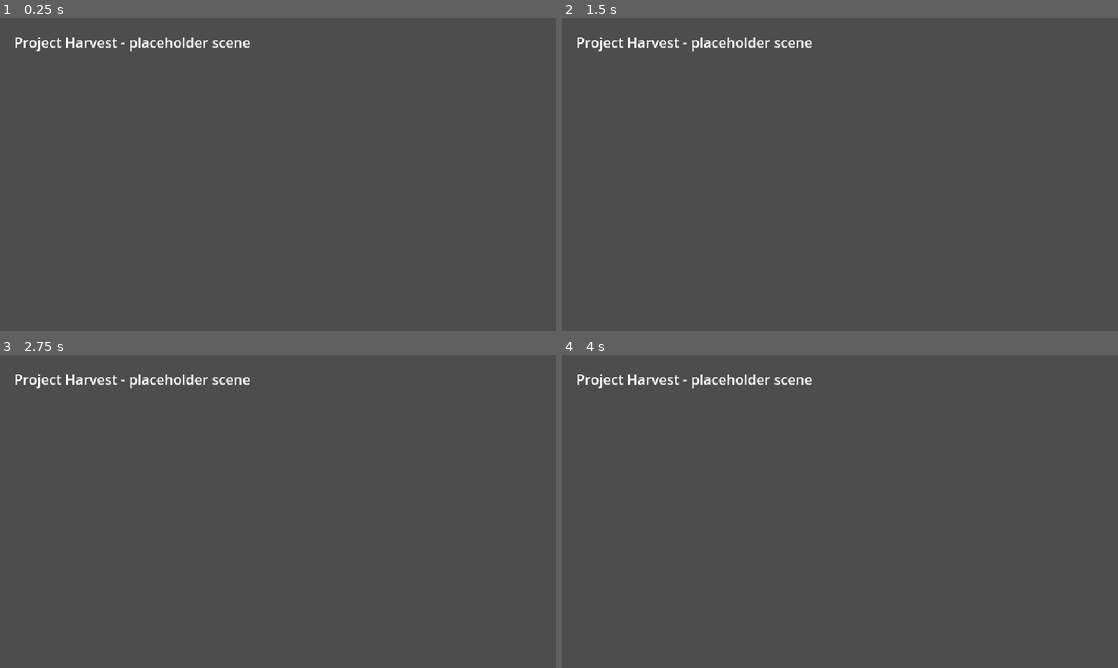
Above: before the commit, frames 1-4 (two rows, left to right).
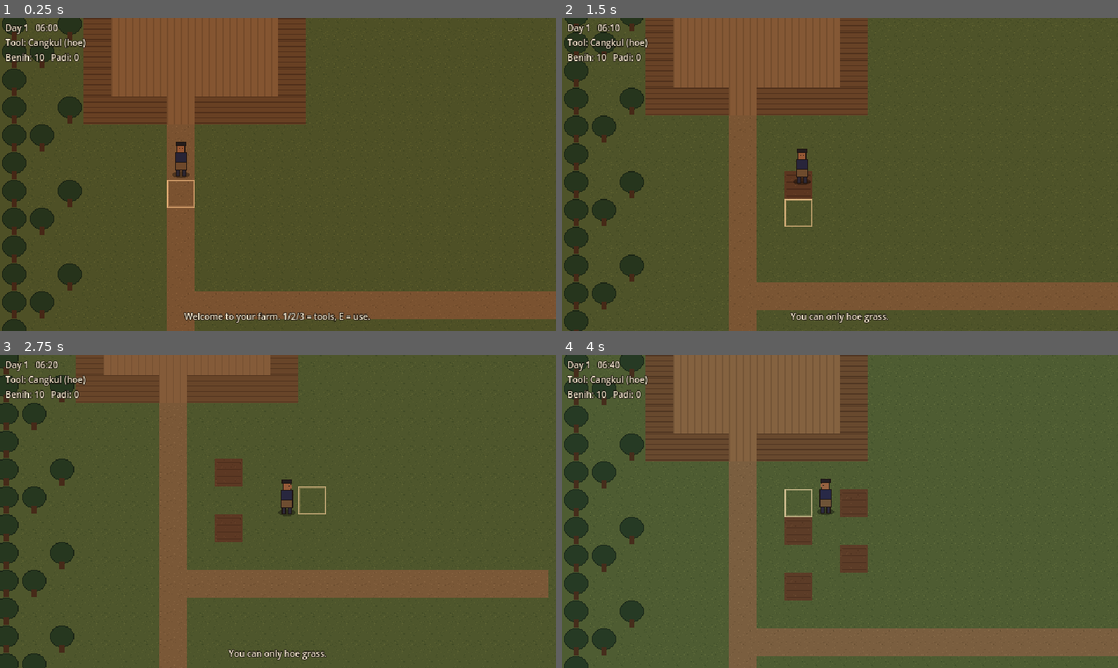
Above: after the commit, the same moments.

Repository: Hans2340/project-harvest
Game: Godot game, scene res://scenes/world/farm.tscn
The game is run twice, just before and just after one commit, with the same random seed, the same clock (stepped at 60 frames per second) and the same inputs. Before the commit the project starts from res://scenes/main.tscn.
Inputs:
- Up to frame 1 (0.25 s): no input
- Up to frame 2 (1.5 s): tap Enter at 0.5 s; hold D (move_right) 0.53-1.28 s; hold E (interact) 0.53-1.28 s; hold S (move_down) from 1.28 s (still down); tap E (interact) at 1.35 s
- Up to frame 3 (2.75 s): release S (move_down) at 2.03 s; hold D (move_right) from 2.03 s (still down); hold E (interact) from 2.03 s (still down)
- Up to frame 4 (4 s): release D (move_right) at 2.78 s; release E (interact) at 2.78 s; hold W (move_up) 2.78-3.53 s; tap E (interact) at 2.85 s; hold A (move_left) from 3.53 s (still down); hold E (interact) from 3.53 s (still down)

The runs differ from the first frame. In frame 1, 100% of the frame differs, in the area x 0-100%, y 0-100%; in frame 2, 100%; in frame 3, 100%; in frame 4, 100%.

Commit message:
Add playable farm prototype: movement, hoe/plant/water/harvest, day cycle, HUD
- Player (4-direction movement, tools 1-3, E to use) with following camera
- Farm zone built from an ASCII layout on a placeholder 32px tileset
- Padi crop data resource; growth only on watered nights
- GameState clock (06:00-02:00), sleeping in bed, day/night tint
- HUD with day, time, tool and items
- Headless test for the full farming cycle; docs/.gdignore

Co-Authored-By: Claude Opus 5.5 <noreply@anthropic.com>
Claude-Session: https://claude.ai/code/session_01T1Ki7kxoEo9qRMZRfBvUvg

Diff:
--- a/project.godot
+++ b/project.godot
@@ -12,7 +12,7 @@
 
 config/name="Project Harvest"
 config/description="Farming RPG (working title)"
-run/main_scene="res://scenes/main.tscn"
+run/main_scene="res://scenes/world/farm.tscn"
 config/features=PackedStringArray("4.4", "GL Compatibility")
 config/icon="res://icon.svg"
 
@@ -57,6 +57,22 @@
 ]
 }
 
+tool_1={
+"deadzone": 0.2,
+"events": [Object(InputEventKey,"resource_local_to_scene":false,"resource_name":"","device":-1,"window_id":0,"alt_pressed":false,"shift_pressed":false,"ctrl_pressed":false,"meta_pressed":false,"pressed":false,"keycode":0,"physical_keycode":49,"key_label":0,"unicode":49,"location":0,"echo":false,"script":null)
+]
+}
+tool_2={
+"deadzone": 0.2,
+"events": [Object(InputEventKey,"resource_local_to_scene":false,"resource_name":"","device":-1,"window_id":0,"alt_pressed":false,"shift_pressed":false,"ctrl_pressed":false,"meta_pressed":false,"pressed":false,"keycode":0,"physical_keycode":50,"key_label":0,"unicode":50,"location":0,"echo":false,"script":null)
+]
+}
+tool_3={
+"deadzone": 0.2,
+"events": [Object(InputEventKey,"resource_local_to_scene":false,"resource_name":"","device":-1,"window_id":0,"alt_pressed":false,"shift_pressed":false,"ctrl_pressed":false,"meta_pressed":false,"pressed":false,"keycode":0,"physical_keycode":51,"key_label":0,"unicode":51,"location":0,"echo":false,"script":null)
+]
+}
+
 [rendering]
 
 textures/canvas_textures/default_texture_filter=0
--- /dev/null
+++ b/resources/crops/padi.tres
@@ -0,0 +1,15 @@
+[gd_resource type="Resource" script_class="CropData" load_steps=3 format=3]
+
+[ext_resource type="Script" path="res://scripts/crops/crop_data.gd" id="1_crop"]
+[ext_resource type="Texture2D" path="res://assets/sprites/placeholder/padi.png" id="2_tex"]
+
+[resource]
+script = ExtResource("1_crop")
+id = "padi"
+display_name = "Padi"
+seed_item = "padi_seed"
+harvest_item = "padi"
+harvest_amount = 2
+texture = ExtResource("2_tex")
+stage_count = 4
+days_per_stage = 1
--- /dev/null
+++ b/resources/tilesets/farm_tileset.tres
@@ -0,0 +1,25 @@
+[gd_resource type="TileSet" load_steps=3 format=3]
+
+[ext_resource type="Texture2D" path="res://assets/tilesets/placeholder_tiles.png" id="1_tiles"]
+
+[sub_resource type="TileSetAtlasSource" id="TileSetAtlasSource_farm"]
+texture = ExtResource("1_tiles")
+texture_region_size = Vector2i(32, 32)
+0:0/0 = 0
+1:0/0 = 0
+2:0/0 = 0
+3:0/0 = 0
+4:0/0 = 0
+4:0/0/physics_layer_0/polygon_0/points = PackedVector2Array(-16, -16, 16, -16, 16, 16, -16, 16)
+5:0/0 = 0
+5:0/0/physics_layer_0/polygon_0/points = PackedVector2Array(-16, -16, 16, -16, 16, 16, -16, 16)
+6:0/0 = 0
+6:0/0/physics_layer_0/polygon_0/points = PackedVector2Array(-16, -16, 16, -16, 16, 16, -16, 16)
+7:0/0 = 0
+8:0/0 = 0
+8:0/0/physics_layer_0/polygon_0/points = PackedVector2Array(-16, -16, 16, -16, 16, 16, -16, 16)
+
+[resource]
+tile_size = Vector2i(32, 32)
+physics_layer_0/collision_layer = 1
+sources/0 = SubResource("TileSetAtlasSource_farm")
--- a/scenes/main.tscn
+++ /dev/null
@@ -1,13 +0,0 @@
-[gd_scene load_steps=2 format=3]
-
-[ext_resource type="Script" path="res://scripts/main.gd" id="1_main"]
-
-[node name="Main" type="Node2D"]
-script = ExtResource("1_main")
-
-[node name="Label" type="Label" parent="."]
-offset_left = 16.0
-offset_top = 16.0
-offset_right = 624.0
-offset_bottom = 48.0
-text = "Project Harvest - placeholder scene"
--- /dev/null
+++ b/scenes/player/player.tscn
@@ -0,0 +1,28 @@
+[gd_scene load_steps=6 format=3]
+
+[ext_resource type="Script" path="res://scripts/player/player.gd" id="1_player"]
+[ext_resource type="Texture2D" path="res://assets/sprites/placeholder/player.png" id="2_sprite"]
+[ext_resource type="Texture2D" path="res://assets/sprites/placeholder/shadow.png" id="3_shadow"]
+
+[sub_resource type="RectangleShape2D" id="RectangleShape2D_feet"]
+size = Vector2(12, 8)
+
+[node name="Player" type="CharacterBody2D"]
+motion_mode = 1
+script = ExtResource("1_player")
+
+[node name="Shadow" type="Sprite2D" parent="."]
+texture = ExtResource("3_shadow")
+
+[node name="Sprite" type="Sprite2D" parent="."]
+texture = ExtResource("2_sprite")
+offset = Vector2(0, -18)
+hframes = 3
+
+[node name="Collision" type="CollisionShape2D" parent="."]
+position = Vector2(0, -2)
+shape = SubResource("RectangleShape2D_feet")
+
+[node name="Camera" type="Camera2D" parent="."]
+position_smoothing_enabled = true
+position_smoothing_speed = 8.0
--- /dev/null
+++ b/scenes/ui/hud.tscn
@@ -0,0 +1,36 @@
+[gd_scene load_steps=2 format=3]
+
+[ext_resource type="Script" path="res://scripts/ui/hud.gd" id="1_hud"]
+
+[node name="HUD" type="CanvasLayer"]
+script = ExtResource("1_hud")
+
+[node name="Info" type="Label" parent="."]
+offset_left = 6.0
+offset_top = 4.0
+offset_right = 260.0
+offset_bottom = 60.0
+theme_override_colors/font_color = Color(0.95, 0.9, 0.8, 1)
+theme_override_colors/font_outline_color = Color(0.1, 0.08, 0.06, 1)
+theme_override_constants/outline_size = 3
+theme_override_font_sizes/font_size = 10
+text = "Day 1"
+
+[node name="Message" type="Label" parent="."]
+anchors_preset = 12
+anchor_top = 1.0
+anchor_right = 1.0
+anchor_bottom = 1.0
+offset_top = -24.0
+offset_bottom = -6.0
+grow_horizontal = 2
+grow_vertical = 0
+theme_override_colors/font_color = Color(0.95, 0.9, 0.8, 1)
+theme_override_colors/font_outline_color = Color(0.1, 0.08, 0.06, 1)
+theme_override_constants/outline_size = 3
+theme_override_font_sizes/font_size = 10
+horizontal_alignment = 1
+
+[node name="MessageTimer" type="Timer" parent="."]
+wait_time = 3.0
+one_shot = true
--- /dev/null
+++ b/scenes/world/farm.tscn
@@ -0,0 +1,30 @@
+[gd_scene load_steps=7 format=3]
+
+[ext_resource type="Script" path="res://scripts/world/farm.gd" id="1_farm"]
+[ext_resource type="TileSet" path="res://resources/tilesets/farm_tileset.tres" id="2_tiles"]
+[ext_resource type="PackedScene" path="res://scenes/player/player.tscn" id="3_player"]
+[ext_resource type="Texture2D" path="res://assets/sprites/placeholder/tile_highlight.png" id="4_hl"]
+[ext_resource type="PackedScene" path="res://scenes/ui/hud.tscn" id="5_hud"]
+[ext_resource type="Resource" path="res://resources/crops/padi.tres" id="6_padi"]
+
+[node name="Farm" type="Node2D"]
+script = ExtResource("1_farm")
+default_crop = ExtResource("6_padi")
+
+[node name="Ground" type="TileMapLayer" parent="."]
+tile_set = ExtResource("2_tiles")
+
+[node name="Highlight" type="Sprite2D" parent="."]
+texture = ExtResource("4_hl")
+
+[node name="YSort" type="Node2D" parent="."]
+y_sort_enabled = true
+
+[node name="Crops" type="Node2D" parent="YSort"]
+y_sort_enabled = true
+
+[node name="Player" parent="YSort" instance=ExtResource("3_player")]
+
+[node name="Night" type="CanvasModulate" parent="."]
+
+[node name="HUD" parent="." instance=ExtResource("5_hud")]
--- a/scripts/autoload/game_state.gd
+++ b/scripts/autoload/game_state.gd
@@ -1,13 +1,56 @@
 extends Node
 ## Global game state (autoloaded as `GameState`).
-## Keep this small: time, money, and save/load hooks.
+## Holds time, day and the player's items. Keep gameplay rules elsewhere.
 
 signal day_changed(new_day: int)
+signal time_changed(minutes: int)
+signal items_changed
+
+const DAY_START_MINUTES := 6 * 60   ## 06:00
+const DAY_END_MINUTES := 26 * 60    ## 02:00 next day: pass out
+const GAME_MINUTES_PER_SECOND := 10.0  ## 1 real second = 10 in-game minutes (~33 min per day)
 
 var day: int = 1
+var minutes: float = DAY_START_MINUTES
 var gold: int = 0
+var items := {
+	"padi_seed": 10,
+	"padi": 0,
+}
+var clock_running := true
+
+
+func _process(delta: float) -> void:
+	if not clock_running:
+		return
+	var before := int(minutes) / 10
+	minutes += delta * GAME_MINUTES_PER_SECOND
+	if int(minutes) / 10 != before:
+		time_changed.emit(int(minutes))
+	if minutes >= DAY_END_MINUTES:
+		advance_day()
 
 
 func advance_day() -> void:
 	day += 1
+	minutes = DAY_START_MINUTES
 	day_changed.emit(day)
+	time_changed.emit(int(minutes))
+
+
+func time_text() -> String:
+	var m := int(minutes) % (24 * 60)
+	return "%02d:%02d" % [m / 60, m % 60]
+
+
+func add_item(id: String, amount: int) -> void:
+	items[id] = items.get(id, 0) + amount
+	items_changed.emit()
+
+
+func take_item(id: String, amount: int = 1) -> bool:
+	if items.get(id, 0) < amount:
+		return false
+	items[id] -= amount
+	items_changed.emit()
+	return true
--- /dev/null
+++ b/scripts/crops/crop_data.gd
@@ -0,0 +1,14 @@
+class_name CropData
+extends Resource
+## Definition of a crop type. Create one .tres per crop in resources/crops/.
+
+@export var id: String = ""
+@export var display_name: String = ""
+@export var seed_item: String = ""
+@export var harvest_item: String = ""
+@export var harvest_amount: int = 1
+## Sprite sheet with one frame per growth stage (left to right).
+@export var texture: Texture2D
+@export var stage_count: int = 4
+## Watered days needed to move from one stage to the next.
+@export var days_per_stage: int = 1
--- a/scripts/main.gd
+++ /dev/null
@@ -1,6 +0,0 @@
-extends Node2D
-## Entry scene. Replace with the title screen / farm once those exist.
-
-
-func _ready() -> void:
-	print("Project Harvest started. Day %d" % GameState.day)
--- /dev/null
+++ b/scripts/player/player.gd
@@ -0,0 +1,61 @@
+class_name Player
+extends CharacterBody2D
+## Top-down player: 4-direction movement, tool selection, and using the tile in front.
+## The farm decides what a tool does; the player only says "use tool X on cell Y",
+## which keeps it easy to sync over the network for co-op later.
+
+signal tool_changed(tool: int)
+signal use_requested(tool: int, cell: Vector2i)
+
+enum Tool { HOE, SEEDS, WATER }
+const TOOL_NAMES := ["Cangkul (hoe)", "Benih padi (seeds)", "Air (watering)"]
+
+@export var speed: float = 90.0
+
+var facing := Vector2.DOWN
+var current_tool: int = Tool.HOE
+var can_move := true
+
+@onready var sprite: Sprite2D = $Sprite
+
+
+func _physics_process(_delta: float) -> void:
+	var input := Vector2.ZERO
+	if can_move:
+		input = Input.get_vector("move_left", "move_right", "move_up", "move_down")
+	velocity = input * speed
+	move_and_slide()
+	if input != Vector2.ZERO:
+		_update_facing(input)
+
+
+func _unhandled_input(event: InputEvent) -> void:
+	if not can_move:
+		return
+	for i in 3:
+		if event.is_action_pressed("tool_%d" % (i + 1)):
+			current_tool = i
+			tool_changed.emit(current_tool)
+	if event.is_action_pressed("interact"):
+		use_requested.emit(current_tool, target_cell())
+
+
+## The tile in front of the player's feet.
+func target_cell() -> Vector2i:
+	var p := global_position + facing * 22.0
+	return Vector2i(floori(p.x / 32.0), floori(p.y / 32.0))
+
+
+func _update_facing(dir: Vector2) -> void:
+	if absf(dir.x) > absf(dir.y):
+		facing = Vector2.RIGHT if dir.x > 0 else Vector2.LEFT
+	else:
+		facing = Vector2.DOWN if dir.y > 0 else Vector2.UP
+	match facing:
+		Vector2.DOWN:
+			sprite.frame = 0
+		Vector2.UP:
+			sprite.frame = 1
+		_:
+			sprite.frame = 2
+	sprite.flip_h = facing == Vector2.LEFT
--- /dev/null
+++ b/scripts/ui/hud.gd
@@ -0,0 +1,34 @@
+class_name Hud
+extends CanvasLayer
+## On-screen info: day, time, current tool, items, and short messages.
+
+@onready var info: Label = $Info
+@onready var message: Label = $Message
+@onready var message_timer: Timer = $MessageTimer
+
+var _tool_name := ""
+
+
+func _ready() -> void:
+	GameState.time_changed.connect(func(_m): _refresh())
+	GameState.day_changed.connect(func(_d): _refresh())
+	GameState.items_changed.connect(_refresh)
+	message_timer.timeout.connect(func(): message.text = "")
+	_refresh()
+
+
+func set_tool(tool: int) -> void:
+	_tool_name = Player.TOOL_NAMES[tool]
+	_refresh()
+
+
+func show_message(text: String) -> void:
+	message.text = text
+	message_timer.start()
+
+
+func _refresh() -> void:
+	info.text = "Day %d   %s\nTool: %s\nBenih: %d   Padi: %d" % [
+		GameState.day, GameState.time_text(), _tool_name,
+		GameState.items.get("padi_seed", 0), GameState.items.get("padi", 0),
+	]
--- /dev/null
+++ b/scripts/world/farm.gd
@@ -0,0 +1,214 @@
+class_name Farm
+extends Node2D
+## The player's farm zone. Owns the farm state (tilled / watered / crops) and
+## applies tool actions. Keeping all rules here (not in the player) makes it
+## the single source of truth, which co-op can sync later.
+##
+## PROTOTYPE NOTE: the map is built from the ASCII LAYOUT below so we can
+## iterate without art. Later it will be painted by hand in the TileMap editor.
+
+enum T { GRASS, PATH, TILLED, WATERED, WATER, TREE, WALL, FLOOR, BED }
+
+const LEGEND := {
+	".": T.GRASS, "=": T.PATH, "~": T.WATER, "T": T.TREE,
+	"W": T.WALL, "F": T.FLOOR, "B": T.BED,
+}
+const TILE := 32
+const WAKE_CELL := Vector2i(4, 4)   ## floor tile next to the bed
+const START_CELL := Vector2i(6, 9)  ## just outside the door
+
+const LAYOUT := [
+	"TTTTTTTTTTTTTTTTTTTTTTTTTTTTTTTTTTTTTTTT",
+	"T.T...................................TT",
+	"TT.WWWWWWWW..........................T.T",
+	"T..WBFFFFFW............................T",
+	"T.TWFFFFFFW.................~~~~~~~...TT",
+	"TT.WFFFFFFW................~~~~~~~~~.T.T",
+	"T..WFFFFFFW...............~~~~~~~~~~~..T",
+	"T.TWWWFWWWW...............~~~~~~~~~~~.TT",
+	"TT....=....................~~~~~~~~~.T.T",
+	"T.....=.....................~~~~~~~....T",
+	"T.T...=...............................TT",
+	"TT....=..............................T.T",
+	"T.....=................................T",
+	"T.T...=...............................TT",
+	"TT....==============.................T.T",
+	"T.....=................................T",
+	"T.T...=...............................TT",
+	"TT....=..............................T.T",
+	"T.....=................................T",
+	"T.T...=...............................TT",
+	"TT....=..............................T.T",
+	"T.....=................................T",
+	"T.T...=...............................TT",
+	"TTTTTTTTTTTTTTTTTTTTTTTTTTTTTTTTTTTTTTTT",]
+
+@export var default_crop: CropData = preload("res://resources/crops/padi.tres")
+
+## Vector2i -> { "crop": CropData, "stage": int, "growth": int, "watered": bool, "sprite": Sprite2D }
+var plots := {}
+
+@onready var ground: TileMapLayer = $Ground
+@onready var crops_root: Node2D = $YSort/Crops
+@onready var player: Player = $YSort/Player
+@onready var highlight: Sprite2D = $Highlight
+@onready var night: CanvasModulate = $Night
+@onready var hud: Hud = $HUD
+
+
+func _ready() -> void:
+	_build_map()
+	player.position = _cell_feet(START_CELL)
+	var cam: Camera2D = player.get_node("Camera")
+	cam.limit_left = 0
+	cam.limit_top = 0
+	cam.limit_right = LAYOUT[0].length() * TILE
+	cam.limit_bottom = LAYOUT.size() * TILE
+	cam.reset_smoothing()
+	player.use_requested.connect(_on_use_requested)
+	player.tool_changed.connect(hud.set_tool)
+	hud.set_tool(player.current_tool)
+	GameState.day_changed.connect(_on_day_changed)
+	GameState.time_changed.connect(_update_lighting)
+	_update_lighting(int(GameState.minutes))
+	hud.show_message("Welcome to your farm. 1/2/3 = tools, E = use.")
+
+
+func _process(_delta: float) -> void:
+	var c := player.target_cell()
+	highlight.position = Vector2(c * TILE) + Vector2(TILE, TILE) / 2.0
+
+
+# ---------------------------------------------------------------- map
+
+func _build_map() -> void:
+	for y in LAYOUT.size():
+		var row: String = LAYOUT[y]
+		for x in row.length():
+			_set_tile(Vector2i(x, y), LEGEND.get(row[x], T.GRASS))
+
+
+func _set_tile(cell: Vector2i, t: int) -> void:
+	ground.set_cell(cell, 0, Vector2i(t, 0))
+
+
+func _tile(cell: Vector2i) -> int:
+	return ground.get_cell_atlas_coords(cell).x
+
+
+func _cell_feet(cell: Vector2i) -> Vector2:
+	return Vector2(cell.x * TILE + TILE / 2.0, cell.y * TILE + TILE - 6)
+
+
+# ---------------------------------------------------------------- actions
+
+func _on_use_requested(tool: int, cell: Vector2i) -> void:
+	if _tile(cell) == T.BED:
+		_sleep()
+		return
+	if _try_harvest(cell):
+		return
+	match tool:
+		Player.Tool.HOE:
+			_hoe(cell)
+		Player.Tool.SEEDS:
+			_plant(cell, default_crop)
+		Player.Tool.WATER:
+			_water(cell)
+
+
+func _hoe(cell: Vector2i) -> void:
+	if _tile(cell) != T.GRASS:
+		hud.show_message("You can only hoe grass.")
+		return
+	_set_tile(cell, T.TILLED)
+	plots[cell] = {"crop": null, "stage": 0, "growth": 0, "watered": false, "sprite": null}
+
+
+func _plant(cell: Vector2i, crop: CropData) -> void:
+	if not plots.has(cell):
+		hud.show_message("Hoe the ground first.")
+		return
+	var plot: Dictionary = plots[cell]
+	if plot.crop != null:
+		return
+	if not GameState.take_item(crop.seed_item):
+		hud.show_message("No %s seeds left." % crop.display_name)
+		return
+	var s := Sprite2D.new()
+	s.texture = crop.texture
+	s.hframes = crop.stage_count
+	s.offset = Vector2(0, -TILE / 2.0)
+	s.position = Vector2(cell.x * TILE + TILE / 2.0, cell.y * TILE + TILE - 1)
+	crops_root.add_child(s)
+	plot.crop = crop
+	plot.sprite = s
+
+
+func _water(cell: Vector2i) -> void:
+	if not plots.has(cell):
+		hud.show_message("Nothing to water here.")
+		return
+	plots[cell].watered = true
+	_set_tile(cell, T.WATERED)
+
+
+func _try_harvest(cell: Vector2i) -> bool:
+	if not plots.has(cell):
+		return false
+	var plot: Dictionary = plots[cell]
+	var crop: CropData = plot.crop
+	if crop == null or plot.stage < crop.stage_count - 1:
+		return false
+	GameState.add_item(crop.harvest_item, crop.harvest_amount)
+	hud.show_message("Harvested %d %s!" % [crop.harvest_amount, crop.display_name])
+	plot.sprite.queue_free()
+	plot.crop = null
+	plot.sprite = null
+	plot.stage = 0
+	plot.growth = 0
+	return true
+
+
+func _sleep() -> void:
+	hud.show_message("You sleep until morning...")
+	GameState.advance_day()
+
+
+# ---------------------------------------------------------------- day cycle
+
+func _on_day_changed(new_day: int) -> void:
+	for cell in plots:
+		var plot: Dictionary = plots[cell]
+		var crop: CropData = plot.crop
+		if crop != null and plot.watered and plot.stage < crop.stage_count - 1:
+			plot.growth += 1
+			if plot.growth >= crop.days_per_stage:
+				plot.growth = 0
+				plot.stage += 1
+				plot.sprite.frame = plot.stage
+		plot.watered = false
+		_set_tile(cell, T.TILLED)
+	player.position = _cell_feet(WAKE_CELL)
+	player.get_node("Camera").reset_smoothing()
+	hud.show_message("Day %d begins." % new_day)
+
+
+## Tint the world by time of day.
+func _update_lighting(minutes: int) -> void:
+	var h := minutes / 60.0
+	var day_col := Color(1, 1, 1)
+	var dusk_col := Color(1.0, 0.82, 0.68)
+	var night_col := Color(0.32, 0.36, 0.55)
+	var c := day_col
+	if h < 7.0:
+		c = dusk_col.lerp(day_col, h - 6.0)
+	elif h < 17.0:
+		c = day_col
+	elif h < 19.0:
+		c = day_col.lerp(dusk_col, (h - 17.0) / 2.0)
+	elif h < 21.0:
+		c = dusk_col.lerp(night_col, (h - 19.0) / 2.0)
+	else:
+		c = night_col
+	night.color = c
--- /dev/null
+++ b/tests/test_farm_cycle.gd
@@ -0,0 +1,53 @@
+extends SceneTree
+## Headless smoke test: hoe -> plant -> water -> sleep x3 -> harvest.
+## Run: godot --headless --path . -s tests/test_farm_cycle.gd
+## (Uses untyped access: autoloads/class names aren't ready when a -s script compiles.)
+
+const HOE := 0
+const SEEDS := 1
+const WATER := 2
+const TILLED := 2
+const WATERED := 3
+const POND := 4
+
+var ok := true
+
+
+func _initialize() -> void:
+	var farm = load("res://scenes/world/farm.tscn").instantiate()
+	root.add_child(farm)
+	await process_frame
+	var gs = root.get_node("GameState")
+	var cell := Vector2i(15, 18)
+
+	farm._on_use_requested(HOE, cell)
+	_check(farm._tile(cell) == TILLED, "hoe tills grass")
+	farm._on_use_requested(SEEDS, cell)
+	_check(farm.plots[cell].crop != null and gs.items.padi_seed == 9, "planting uses a seed")
+	for i in 3:
+		farm._on_use_requested(WATER, cell)
+		_check(farm._tile(cell) == WATERED, "watered on day %d" % (i + 1))
+		farm._sleep()
+	_check(farm.plots[cell].stage == 3, "padi ripe after 3 watered days (stage %d)" % farm.plots[cell].stage)
+	_check(gs.day == 4, "day advanced to 4")
+	_check(farm._tile(cell) == TILLED, "soil dries overnight")
+	farm._on_use_requested(HOE, cell)
+	_check(gs.items.padi == 2 and farm.plots[cell].crop == null, "harvest gives 2 padi")
+
+	var c2 := Vector2i(16, 18)
+	farm._on_use_requested(HOE, c2)
+	farm._on_use_requested(SEEDS, c2)
+	farm._sleep()
+	_check(farm.plots[c2].stage == 0, "unwatered crop does not grow")
+
+	farm._on_use_requested(HOE, Vector2i(6, 12))
+	_check(not farm.plots.has(Vector2i(6, 12)), "cannot hoe the path")
+	_check(farm._tile(Vector2i(30, 6)) == POND, "pond is water")
+
+	print("RESULT: ", "PASS" if ok else "FAIL")
+	quit(0 if ok else 1)
+
+
+func _check(cond: bool, label: String) -> void:
+	print(("  ok   " if cond else "  FAIL ") + label)
+	ok = ok and cond
Binary file added: assets/sprites/placeholder/padi.png
Not shown, added: assets/sprites/placeholder/padi.png.import
Binary file added: assets/sprites/placeholder/player.png
Not shown, added: assets/sprites/placeholder/player.png.import
Binary file added: assets/sprites/placeholder/shadow.png
Not shown, added: assets/sprites/placeholder/shadow.png.import
Binary file added: assets/sprites/placeholder/tile_highlight.png
Not shown, added: assets/sprites/placeholder/tile_highlight.png.import
Binary file added: assets/tilesets/placeholder_tiles.png
Not shown, added: assets/tilesets/placeholder_tiles.png.import
Not shown, added: docs/.gdignore
Binary file added: docs/screenshots/prototype-farm-day.png
(and 9 more such lines)
